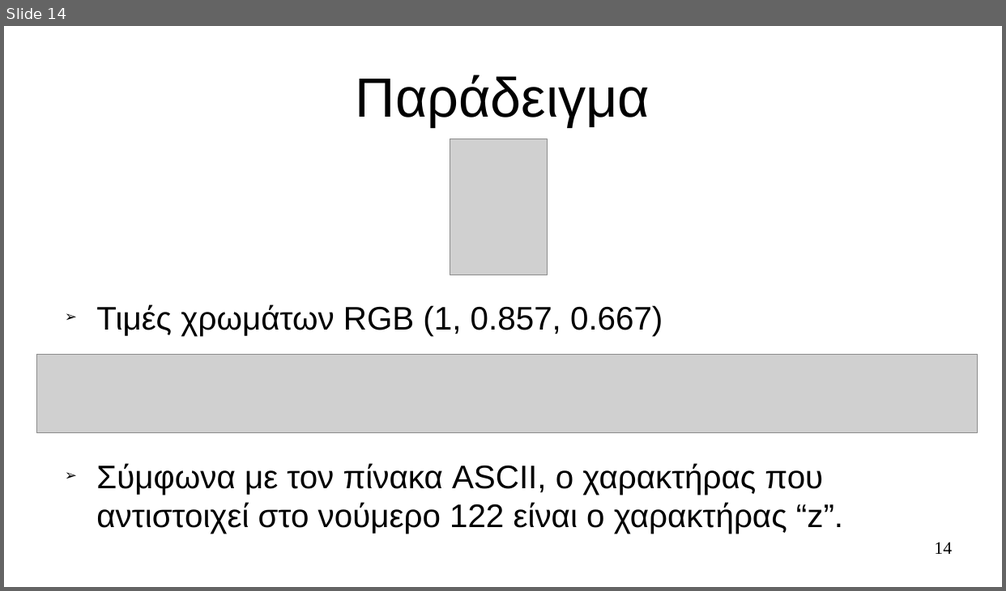
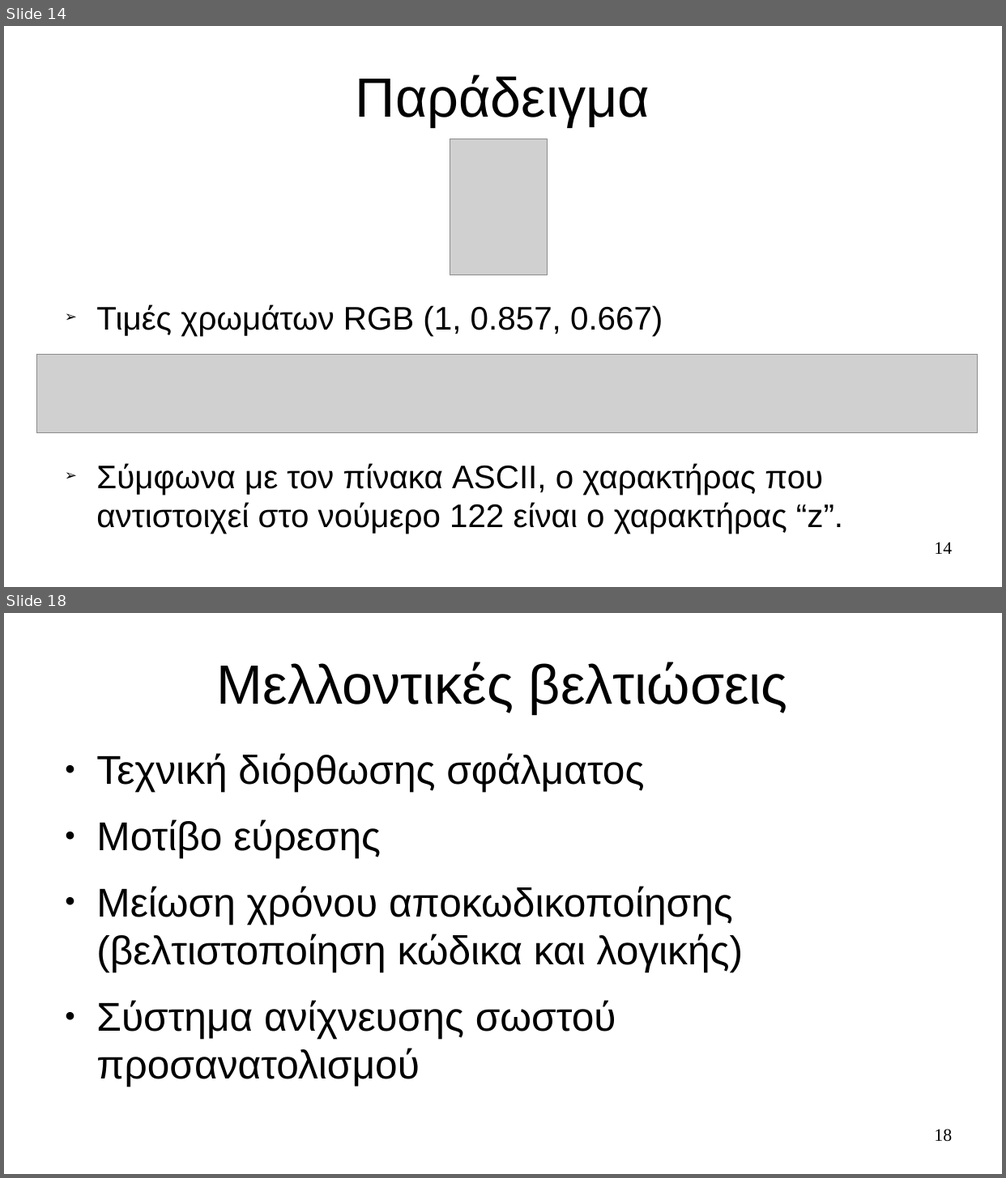
Before and after one commit to pevanget/Trigonix, a slide deck: Trigonix/Documentation/Παρουσίαση.odp. Shown one above the other, each under a label of ours: slide 14 before the commit, slides 14 and 18 after it; the slides between them are not shown. The pictures are 1006x591 and 1006x1178 pixels, drawn with LibreOffice and Linux fonts; fonts in the diff are those of the drawing; grey boxes stand for pictures. Boxes give left, top, right and bottom in pixels: in the first picture for what was removed or moved away, otherwise in the second. Text is boxed around its words. In the diff, an @@ line names an element or a change of style, - is before the commit and + after.

```diff
--- a/Trigonix/Documentation/Παρουσίαση.odp
+++ b/Trigonix/Documentation/Παρουσίαση.odp
@@ slide 18 added at <box>4,613,1002,1174</box>, background #FFFFFF @@
@@ title added at <box>217,662,788,714</box>, 44 pt, text #000000 @@
+Μελλοντικές βελτιώσεις
@@ text added at <box>96,753,744,1087</box>, 32 pt, text #000000 @@
+● Τεχνική διόρθωσης σφάλματος
+● Μοτίβο εύρεσης
+● Μείωση χρόνου αποκωδικοποίησης (βελτιστοποίηση κώδικα και λογικής)
+● Σύστημα ανίχνευσης σωστού προσανατολισμού
@@ page number added at <box>934,1129,952,1142</box>, 14 pt, text #000000 @@
+18
```
Also in this commit, not shown: 4 slides changed, 4 other slides added, 1 slide removed, 9 other files.
